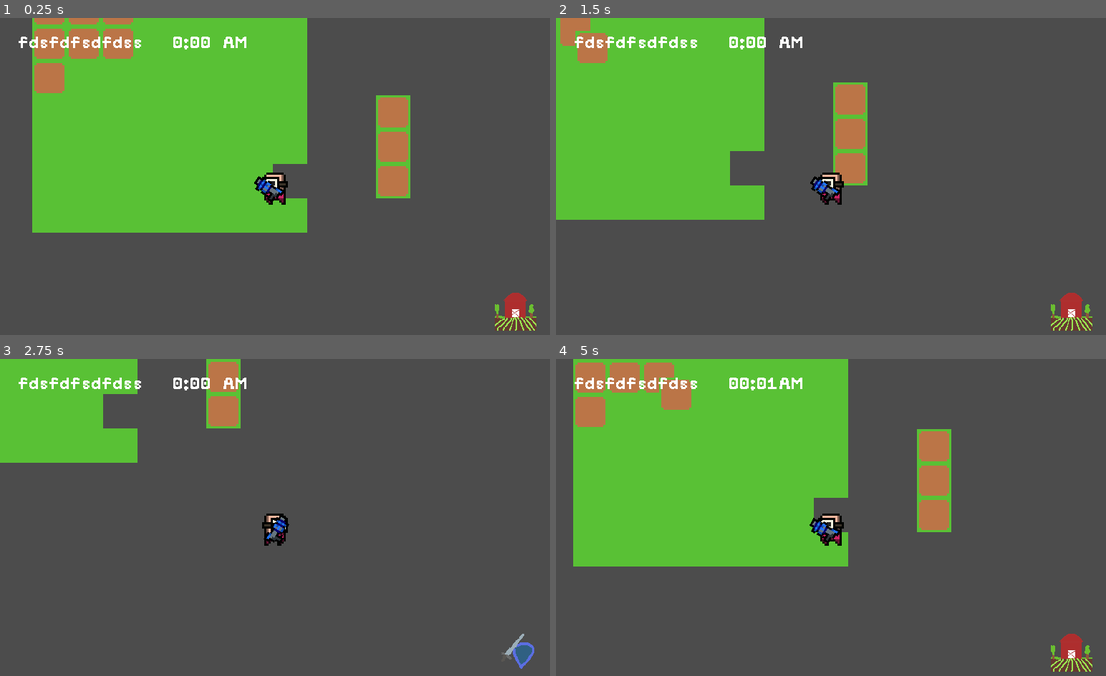
Above: before the commit, frames 1-4 (two rows, left to right).
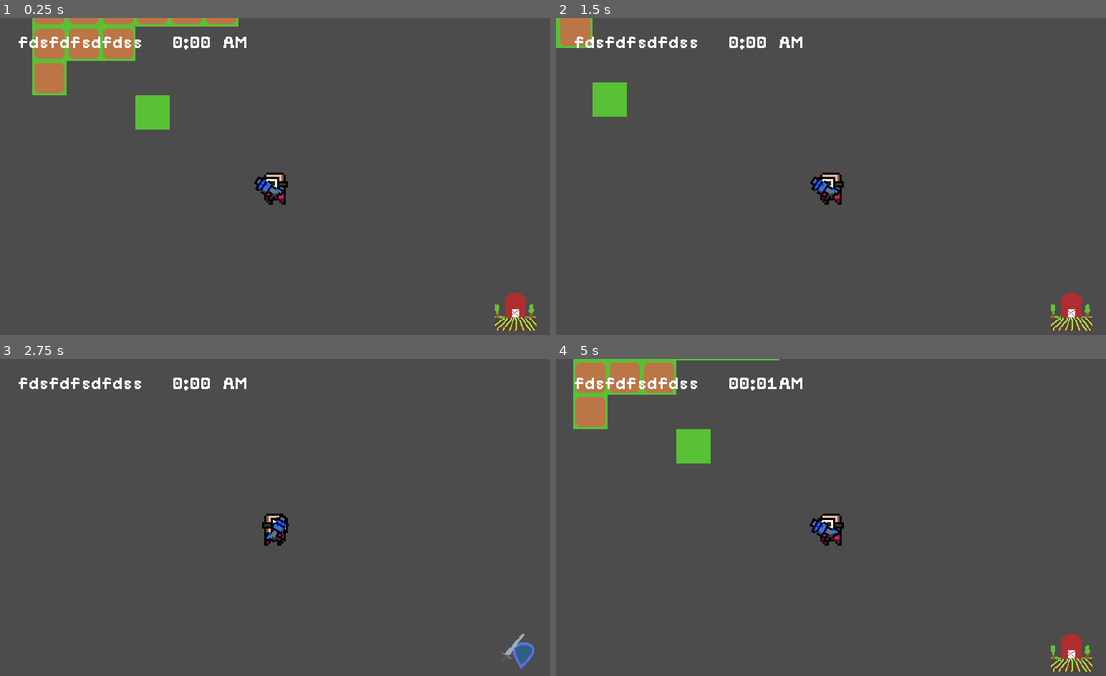
Above: after the commit, the same moments.

Repository: sugarvoid/gargun-valley
Game: Godot game, scene res://game/Game.tscn
The game is run twice, just before and just after one commit, with the same random seed, the same clock (stepped at 60 frames per second) and the same inputs.
Inputs (mouse positions are in pixels of both pictures, inside the frame that each line leads up to):
- Up to frame 1 (0.25 s): no input
- Up to frame 2 (1.5 s): tap Enter at 0.5 s; move the mouse to (638, 43) at 0.52 s; hold D (move_right) 0.53-1.28 s; click (638, 43) at 0.6 s; move the mouse to (594, 43) at 1.27 s; hold S (move_down) from 1.28 s (still down); tap R (light_toggle) at 1.35 s; click (594, 43) at 1.42 s
- Up to frame 3 (2.75 s): move the mouse to (330, 447) at 2.02 s; release S (move_down) at 2.03 s; hold D (move_right) from 2.03 s (still down); tap E (switch_mode) at 2.1 s
- Up to frame 4 (5 s): move the mouse to (803, 584) at 2.77 s; release D (move_right) at 2.78 s; hold W (move_up) 2.78-3.53 s; click (803, 584) at 2.85 s; move the mouse to (996, 568) at 3.52 s; hold A (move_left) from 3.53 s (still down); tap R (light_toggle) at 3.6 s; move the mouse to (572, 393) at 4.27 s; tap E (switch_mode) at 4.35 s; click (572, 393) at 4.42 s

The runs differ from the first frame. In frame 1, 31% of the frame differs, in the area x 5-75%, y 0-68%; in frame 2, 24%; in frame 3, 8.5%; in frame 4, 30%.

Commit message:
Add crop scene

Diff:
--- a/game/Game.tscn
+++ b/game/Game.tscn
@@ -49,7 +49,7 @@
 cell_size = Vector2( 16, 16 )
 cell_custom_transform = Transform2D( 16, 0, 0, 16, 0, 0 )
 format = 1
-tile_data = PoolIntArray( 65537, 0, 0, 65538, 0, 0, 65539, 0, 0, 65540, 0, 0, 65541, 0, 0, 65542, 0, 0, 65543, 0, 0, 65544, 0, 0, 131073, 0, 0, 131074, 0, 0, 131075, 0, 0, 131076, 0, 0, 131077, 0, 0, 131078, 0, 0, 131079, 0, 0, 131080, 0, 0, 196609, 0, 0, 196610, 0, 0, 196611, 0, 0, 196612, 0, 0, 196613, 0, 0, 196614, 0, 0, 196615, 0, 0, 196616, 0, 0, 262145, 0, 0, 262146, 0, 0, 262147, 0, 0, 262148, 0, 0, 262149, 0, 0, 262150, 0, 0, 262151, 0, 0, 262152, 0, 0, 262155, 1, 0, 327681, 0, 0, 327682, 0, 0, 327683, 0, 0, 327684, 0, 0, 327685, 0, 0, 327686, 0, 0, 327687, 0, 0, 327688, 0, 0, 327691, 1, 0, 393217, 0, 0, 393218, 0, 0, 393219, 0, 0, 393220, 0, 0, 393221, 0, 0, 393222, 0, 0, 393223, 0, 0, 393227, 1, 0, 458753, 0, 0, 458754, 0, 0, 458755, 0, 0, 458756, 0, 0, 458757, 0, 0, 458758, 0, 0, 458759, 0, 0, 458760, 0, 0 )
+tile_data = PoolIntArray( 0, 0, 0, 3, 0, 0, 4, 1, 0, 5, 1, 0, 6, 1, 0, 65540, 1, 0, 65541, 1, 0, 65542, 1, 0, 262148, 0, 0 )
 
 [node name="GardenManager" type="Node2D" parent="."]
 script = ExtResource( 4 )
--- a/game/game.gd
+++ b/game/game.gd
@@ -17,7 +17,8 @@
 func _ready() -> void:
 	self.player.connect("on_play_mode_toggle", self, "_toggle_mode_icon")
 	self.player.connect("on_weapon_fired_pressed", self, "_make_bullet")
-	self.player.connect("request_plot_placement", self.garden_manager, "place_plot")
+	#####self.player.connect("request_plot_placement", self.garden_manager, "place_plot")
+	self.player.connect("request_plot_placement", self, "_check_tile")
 	self.player.connect("started_reloading", self, "_player_reloading")
 	self.player.connect("done_reloading", self, "_player_done_reloading")
 	self.time_manager.connect("_on_the_minunte", self.hud, "update_time")
@@ -45,4 +46,10 @@
 	hud.hide_reload_icon()
 
 func _check_tile(pos: Vector2) -> void:
-	print($TileMap3.get_cellv(pos))
+	var tile = $TileMap3.world_to_map(pos)
+	var tile_ID = $TileMap3.get_cellv(tile)
+	match tile_ID:
+		0: print("grass")
+		1:
+			print("plot")
+			self.garden_manager.place_plot(pos)
--- a/game/garden_manager.gd
+++ b/game/garden_manager.gd
@@ -1,13 +1,15 @@
 class_name GardenManager
 extends Node2D
 
-onready var p_Plot: PackedScene = preload("res://game/interactive_object/plot/Plot.tscn")
+onready var p_Crop: PackedScene = preload("res://game/item/crop/Crop.tscn")
 # Declare member variables here. Examples:
 # var a = 2
 # var b = "text"
 func place_plot(pos: Vector2) -> void:
-	var new_plot = p_Plot.instance()
+	var new_plot = p_Crop.instance()
+
 	new_plot.position = pos.snapped(Vector2(16, 16))
+
 	add_child(new_plot)
 
 # Called when the node enters the scene tree for the first time.
--- /dev/null
+++ b/game/item/crop/Crop.tscn
@@ -0,0 +1,10 @@
+[gd_scene load_steps=2 format=2]
+
+[ext_resource path="res://game/item/crop/plant.png" type="Texture" id=1]
+
+[node name="Node2D" type="Node2D"]
+
+[node name="Sprite" type="Sprite" parent="."]
+texture = ExtResource( 1 )
+centered = false
+vframes = 5
